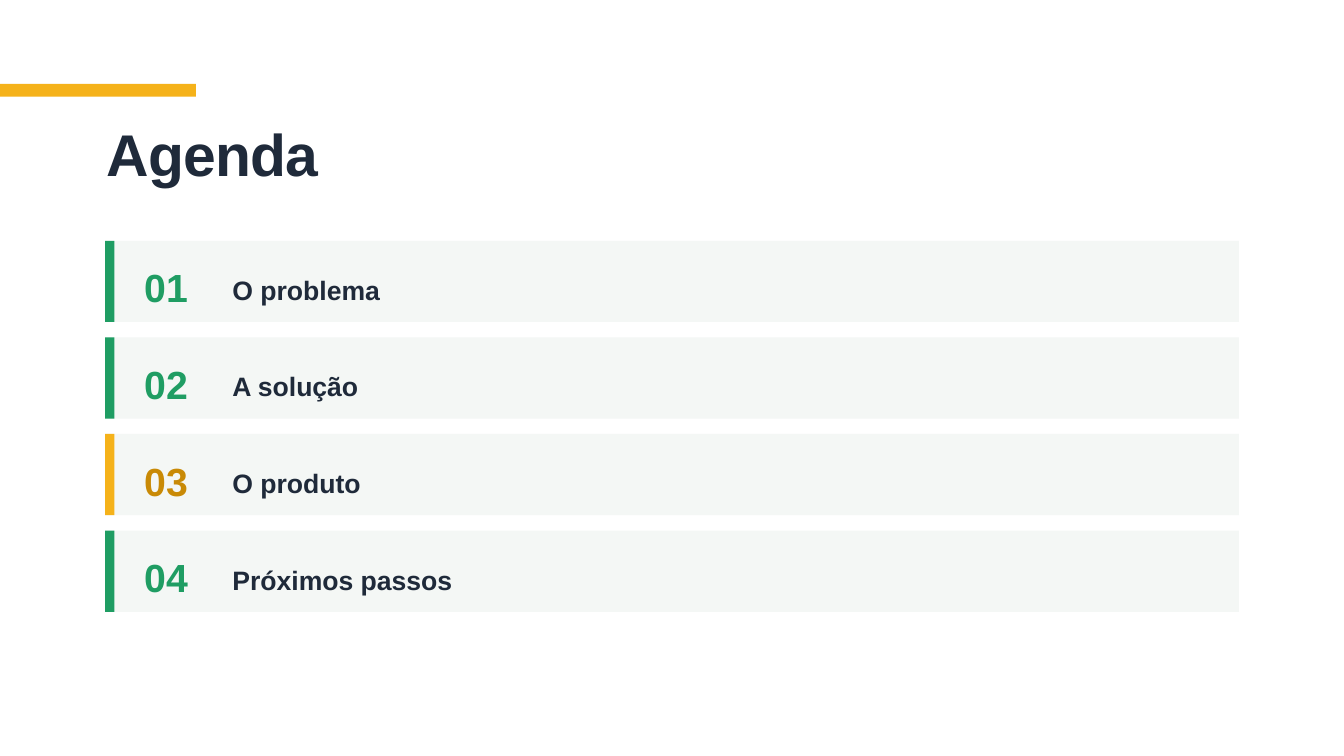
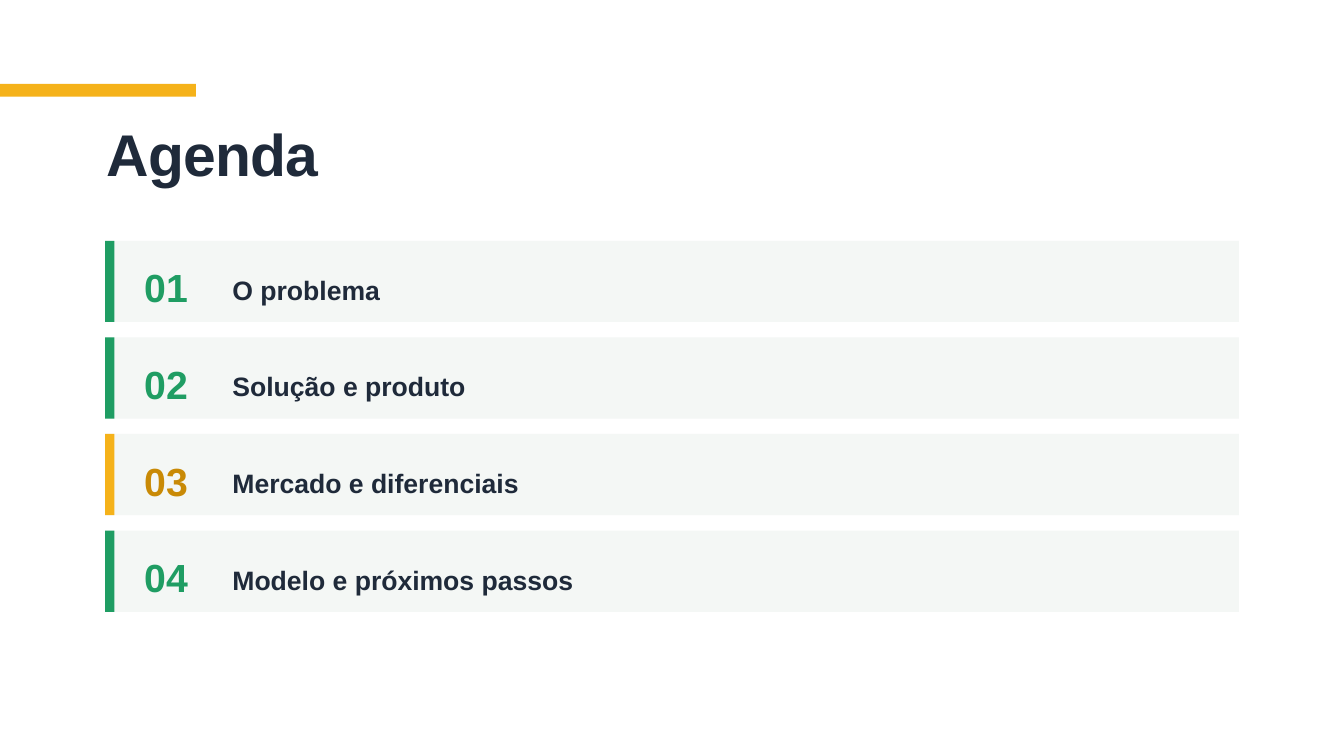
Before and after one commit to Adriano2/FALAINSTRUTOR-UNIFICADO, a slide deck: slide 2 of docs/FalaInstrutor-Pitch.pptx. Drawn at 1344x756 pixels with LibreOffice and Linux fonts; fonts in the diff are those of the drawing. Boxes give left, top, right and bottom in pixels: in the first picture for what was removed or moved away, otherwise in the second. Text is boxed around its words. In the diff, an @@ line names an element or a change of style, - is before the commit and + after.

```diff
--- a/docs/FalaInstrutor-Pitch.pptx
+++ b/docs/FalaInstrutor-Pitch.pptx
@@ text at box(232, 376, 465, 402): text changed @@
-A solução
+Solução e produto
@@ text at box(232, 473, 519, 494): text changed @@
-O produto
+Mercado e diferenciais
@@ text at box(232, 570, 573, 595): text changed @@
-Próximos passos
+Modelo e próximos passos
```
Also in this commit, not shown: 1 other slide changed, 3 slides added.
